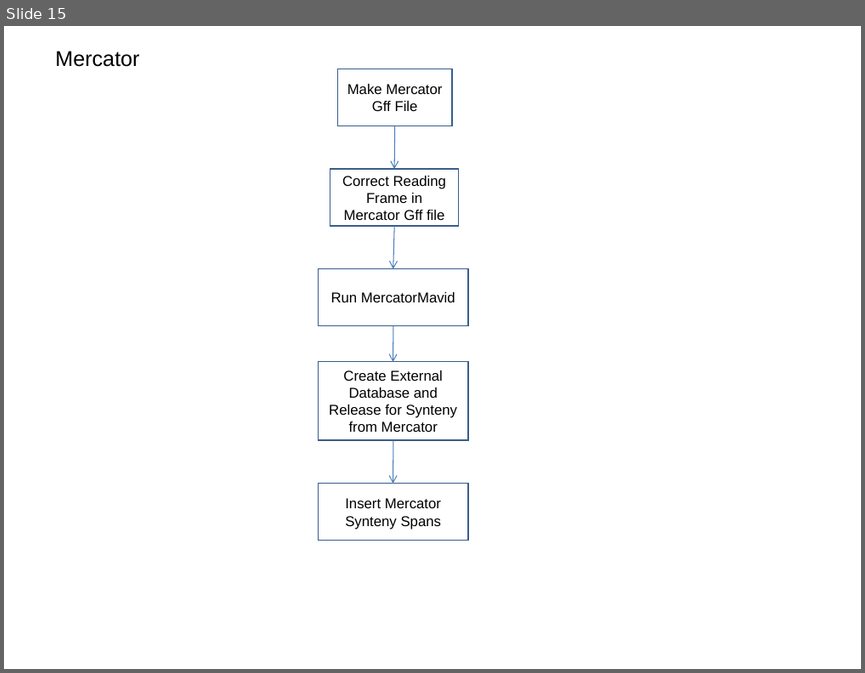
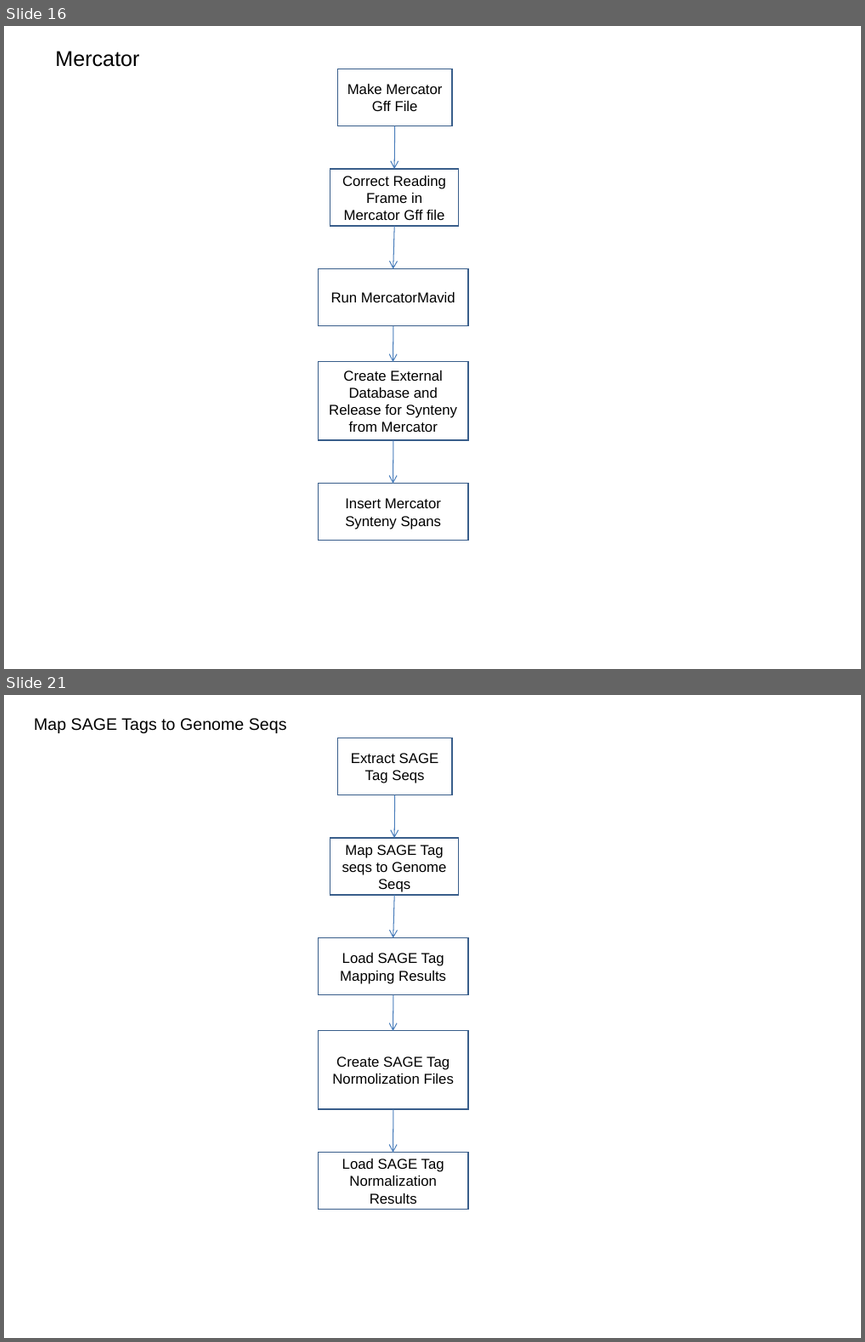
Before and after one commit to VEuPathDB/ApiCommonData, a slide deck: Load/doc/workflow/AnalysisWorkflow.ppt. Shown one above the other, each under a label of ours: slide 15 before the commit, slides 16 and 21 after it; the slides between them are not shown. The pictures are 865x673 and 865x1342 pixels, drawn with LibreOffice and Linux fonts; fonts in the diff are those of the drawing. Boxes give left, top, right and bottom in pixels: in the first picture for what was removed or moved away, otherwise in the second. Text is boxed around its words. In the diff, an @@ line names an element or a change of style, - is before the commit and + after.

```diff
--- a/Load/doc/workflow/AnalysisWorkflow.ppt
+++ b/Load/doc/workflow/AnalysisWorkflow.ppt
@@ slide 21 added at <box>4,695,861,1338</box>, background #FFFFFF @@
@@ text added at <box>34,718,287,733</box>, 14 pt, text #000000 @@
+Map SAGE Tags to Genome Seqs
@@ rectangle added at <box>337,737,451,795</box>, fill #FFFFFF, outline #385D8A 0.99 pt, 12 pt, text #000000 @@
+Extract SAGE Tag Seqs
@@ arrow added from (395, 795) to (394, 838), #4A7EBB 0.74 pt @@
@@ rectangle added at <box>330,838,459,896</box>, outline #385D8A 0.99 pt, 12 pt, text #000000 @@
+Map SAGE Tag seqs to Genome Seqs
@@ arrow added from (395, 895) to (393, 937), #4A7EBB 0.74 pt @@
@@ rectangle added at <box>318,937,468,995</box>, outline #385D8A 0.99 pt, 12 pt, text #000000 @@
+Load SAGE Tag Mapping Results
@@ arrow added from (393, 995) to (393, 1031), #4A7EBB 0.74 pt @@
@@ rectangle added at <box>318,1031,468,1110</box>, outline #385D8A 0.99 pt, 12 pt, text #000000 @@
+Create SAGE Tag Normolization Files
@@ arrow added from (393, 1110) to (393, 1152), #4A7EBB 0.74 pt @@
@@ rectangle added at <box>318,1151,468,1209</box>, outline #385D8A 0.99 pt, 12 pt, text #000000 @@
+Load SAGE Tag Normalization Results
@@ what was slide 15 is now slide 16 @@
```
Also in this commit, not shown: 5 slides changed, 6 other slides added.
